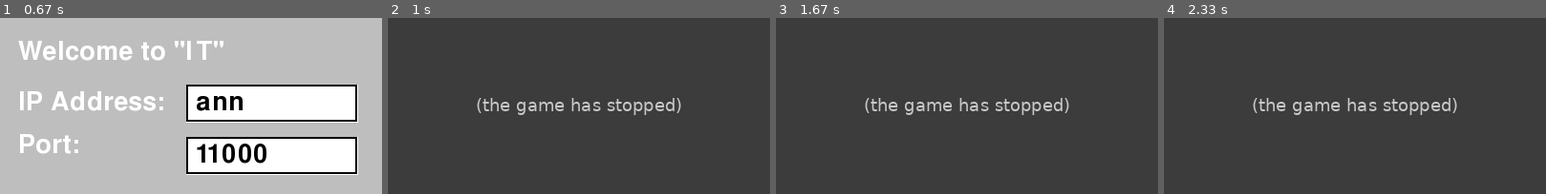
Above: before the commit, frames 1-4 (left to right).
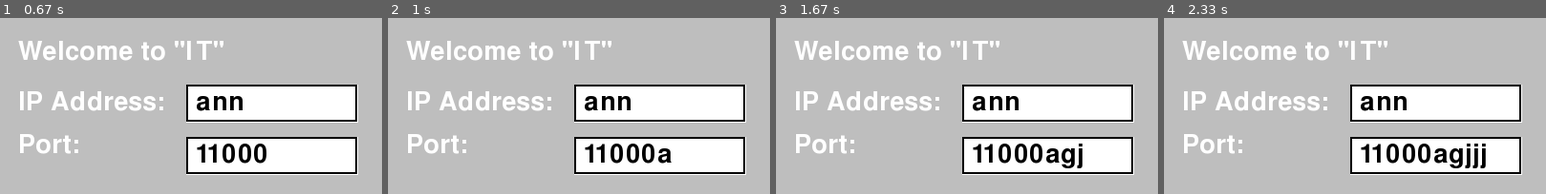
Above: after the commit, the same moments.

Repository: bhartshorn/it
Game: pygame game, started from client.py
Two runs of this game, one before a commit and one after it. Both use one fixed random seed, a clock stepped at 60 frames per second and the inputs below.
Inputs (mouse positions are in pixels of both pictures, inside the frame that each line leads up to):
- Up to frame 1 (0.67 s): type "ann" at 0.33 s
- Up to frame 2 (1 s): tap Enter at 0.67 s; tap A at 0.88 s
- Up to frame 3 (1.67 s): tap G at 1.22 s; tap J at 1.55 s
- Up to frame 4 (2.33 s): move the mouse to (1358, 125) at 1.92 s; tap J at 1.95, 2.25 s

Frame 1 is identical in both runs. In frame 2, 99% of the frame differs, in the area x 0-100%, y 0-100%; in frame 3, 99%; in frame 4, 99%.
Error before the commit: AttributeError: 'newTextBox' object has no attribute 'initialText' (pygame_functions.py line...; the game stopped at 0.67 s (later frames are placeholders)

Commit message:
You can move between text boxes without it erasing them

Diff:
--- a/pygame_functions.py
+++ b/pygame_functions.py
@@ -167,7 +167,7 @@
     def clear(self):
         self.image.fill((255, 255, 255))
         pygame.draw.rect(self.image, (0, 0, 0), [0, 0, self.width - 1, self.boxSize - 1], 2)
-        newSurface = self.font.render(self.initialText, True, self.initialColour)
+        newSurface = self.font.render(self.text, True, self.initialColour)
         self.image.blit(newSurface, [10, 5])
         updateDisplay()
 
@@ -549,7 +549,6 @@
         for event in pygame.event.get():
             if event.type == pygame.KEYDOWN:
                 if event.key == pygame.K_RETURN:
-                    textbox.clear()
                     if returnVal:
                         return textbox.text, returnVal
                     else:
